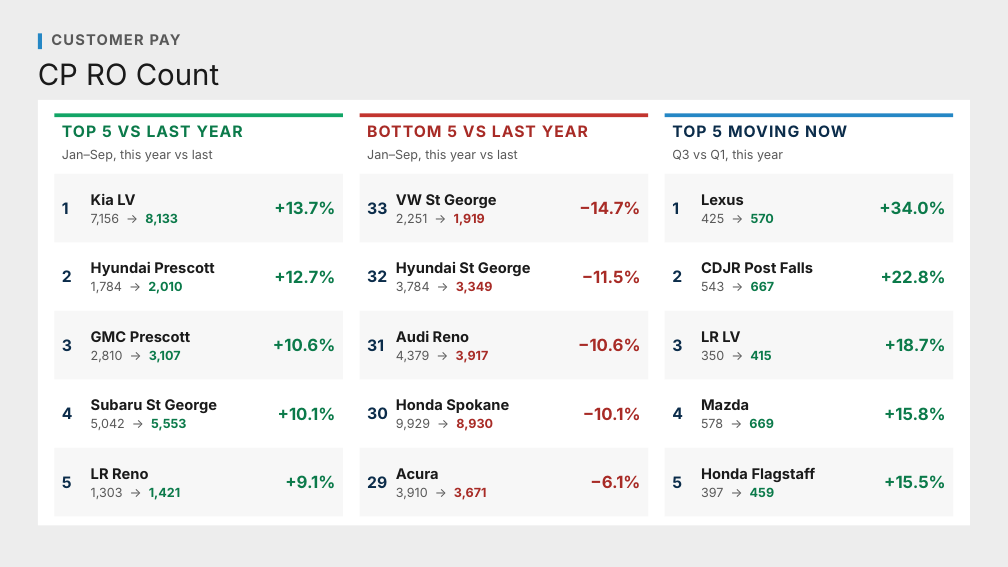
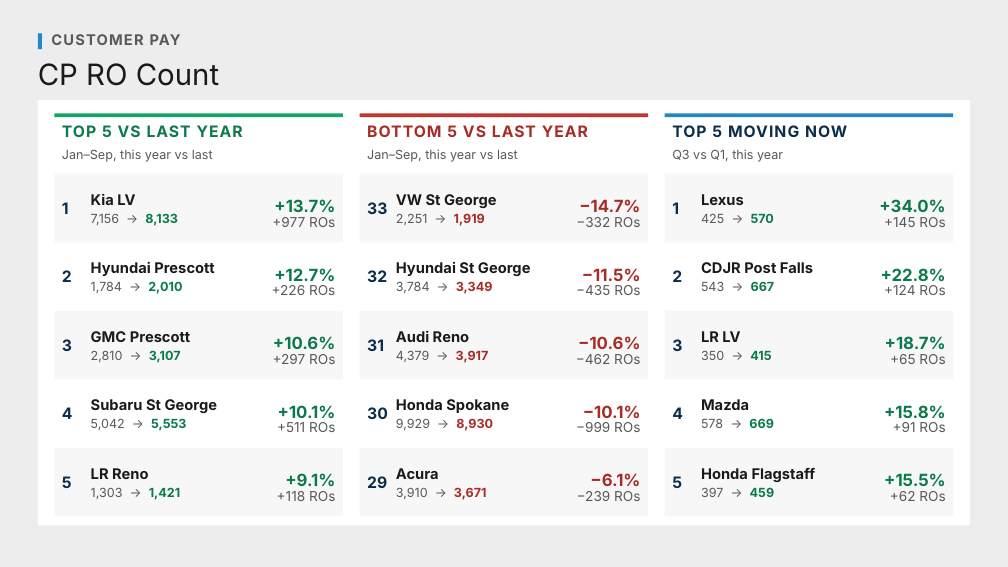
Before and after one commit to Ndresner/Noah, a slide deck: slide 5 of day2-deck/decks/The CP Engine - House Style.pptx. Drawn at 1008x567 pixels with LibreOffice and Linux fonts; fonts in the diff are those of the drawing. Boxes give left, top, right and bottom in pixels: in the first picture for what was removed or moved away, otherwise in the second. Text is boxed around its words. In the diff, an @@ line names an element or a change of style, - is before the commit and + after.

```diff
--- a/day2-deck/decks/The CP Engine - House Style.pptx
+++ b/day2-deck/decks/The CP Engine - House Style.pptx
@@ text added at <box>272,217,335,227</box>, 13 pt, text #595959 @@
++977 ROs
@@ text added at <box>576,217,640,227</box>, 13 pt, text #595959 @@
+−332 ROs
@@ text added at <box>884,217,945,227</box>, 13 pt, text #595959 @@
++145 ROs
@@ vertical alignment middle to bottom in 15 elements at <box>278,405,336,418</box>, <box>285,473,335,486</box>, <box>579,199,640,212</box>, <box>583,405,641,418</box>, <box>590,473,640,486</box>, <box>274,199,335,212</box>, <box>578,336,640,349</box>, <box>879,199,945,212</box>, <box>884,405,946,419</box>, <box>884,473,946,486</box>, <box>273,336,335,349</box>, <box>885,336,946,349</box>, <box>274,268,335,281</box>, <box>582,268,641,281</box>, <box>881,268,946,282</box> @@
@@ text added at <box>272,285,335,295</box>, 13 pt, text #595959 @@
++226 ROs
@@ text added at <box>576,285,640,295</box>, 13 pt, text #595959 @@
+−435 ROs
@@ text added at <box>884,285,945,295</box>, 13 pt, text #595959 @@
++124 ROs
@@ text added at <box>273,354,335,364</box>, 13 pt, text #595959 @@
++297 ROs
@@ text added at <box>576,354,640,364</box>, 13 pt, text #595959 @@
+−462 ROs
@@ text added at <box>890,354,945,364</box>, 13 pt, text #595959 @@
++65 ROs
@@ text added at <box>277,422,335,432</box>, 13 pt, text #595959 @@
++511 ROs
@@ text added at <box>576,422,640,432</box>, 13 pt, text #595959 @@
+−999 ROs
@@ text added at <box>893,422,945,432</box>, 13 pt, text #595959 @@
++91 ROs
@@ text added at <box>277,491,335,501</box>, 13 pt, text #595959 @@
++118 ROs
@@ text added at <box>577,491,640,501</box>, 13 pt, text #595959 @@
+−239 ROs
@@ text added at <box>890,491,945,501</box>, 13 pt, text #595959 @@
++62 ROs
```
Also in this commit, not shown: 16 other files.
